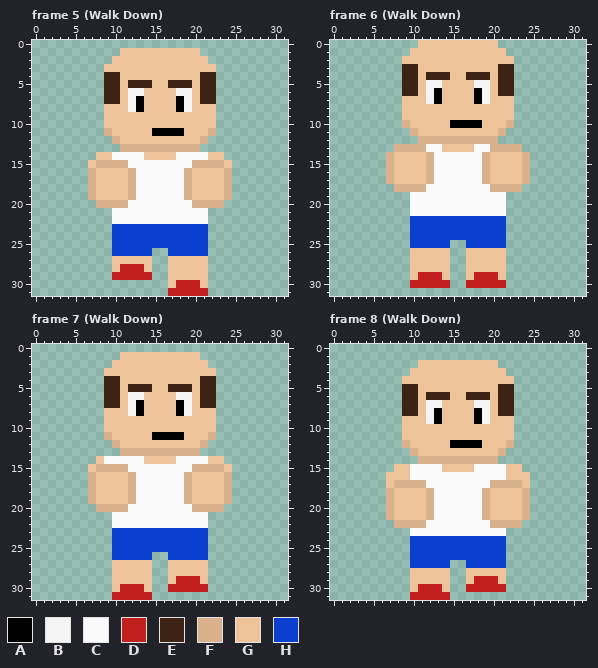
Two states of a pixel-art file, build/Aseprite files/player Model template.aseprite. That is the earlier state.
32x32 pixels, 18 frames. Colours within 5 levels of each other are drawn and written as one. Shown: frame 5 (Walk Down), frame 6 (Walk Down), frame 7 (Walk Down), frame 8 (Walk Down). The commit also changed other frames, which this record leaves out.
Visible layers, top first: "Craig", "Hands", "Base".
Palette (. is transparent): A #000000  B #f5f5f5  C #fbfbfb  D #c21f1f  E #3d2314  F #d9b28d  G #eec39a  H #0a3fcf
Pixels before, frame 5 (Walk Down), first column x 7:
 1 ....GGGGGGGGGG....
 2 ...GGGGGGGGGGGG...
 3 ..GGGGGGGGGGGGGG..
 4 ..EEGGGGGGGGGGEE..
 5 ..EEGEEEGGEEEGEE..
 6 ..EEGBBGGGGBBGEE..
 7 ..EEGBAGGGGABGEE..
 8 ..GGGBAGGGGABGGG..
 9 ..GGGGGGGGGGGGGG..
10 ..GGGGGGGGGGGGGG..
11 ..FGGGGGAAAAGGGF..
12 ...FGGGGGGGGGGF...
13 ....FFFFFFFFFF....
14 .GGCCCCGGGGCCCCGG.
15 GFFFFCCCCCCCCFFFFG
16 FGGGGFCCCCCCFGGGGF
17 FGGGGFCCCCCCFGGGGF
18 FGGGGFCCCCCCFGGGGF
19 FGGGGFCCCCCCFGGGGF
20 .FFFFCCCCCCCCFFFF.
21 ...CCCCCCCCCCCC...
22 ...CCCCCCCCCCCC...
23 ...HHHHHHHHHHHH...
24 ...HHHHHHHHHHHH...
25 ...HHHHHHHHHHHH...
26 ...HHHHH..HHHHH...
27 ...GGGGG..GGGGG...
28 ...GDDDG..GGGGG...
29 ...DDDDD..GGGGG...
30 ..........GDDDG...
31 ..........DDDDD...
Pixels before, frame 6 (Walk Down), first column x 7:
 0 ....GGGGGGGGGG....
 1 ...GGGGGGGGGGGG...
 2 ..GGGGGGGGGGGGGG..
 3 ..EEGGGGGGGGGGEE..
 4 ..EEGEEEGGEEEGEE..
 5 ..EEGBBGGGGBBGEE..
 6 ..EEGBAGGGGABGEE..
 7 ..GGGBAGGGGABGGG..
 8 ..GGGGGGGGGGGGGG..
 9 ..GGGGGGGGGGGGGG..
10 ..FGGGGGAAAAGGGF..
11 ...FGGGGGGGGGGF...
12 ....FFFFFFFFFF....
13 .FFFFCCGGGGCCFFFF.
14 FGGGGFCCCCCCFGGGGF
15 FGGGGFCCCCCCFGGGGF
16 FGGGGFCCCCCCFGGGGF
17 FGGGGFCCCCCCFGGGGF
18 .FFFFCCCCCCCCFFFF.
19 ...CCCCCCCCCCCC...
20 ...CCCCCCCCCCCC...
21 ...CCCCCCCCCCCC...
22 ...HHHHHHHHHHHH...
23 ...HHHHHHHHHHHH...
24 ...HHHHHHHHHHHH...
25 ...HHHHH..HHHHH...
26 ...GGGGG..GGGGG...
27 ...GGGGG..GGGGG...
28 ...GGGGG..GGGGG...
29 ...GDDDG..GDDDG...
30 ...DDDDD..DDDDD...
Pixels before, frame 7 (Walk Down), first column x 7:
 1 ....GGGGGGGGGG....
 2 ...GGGGGGGGGGGG...
 3 ..GGGGGGGGGGGGGG..
 4 ..EEGGGGGGGGGGEE..
 5 ..EEGEEEGGEEEGEE..
 6 ..EEGBBGGGGBBGEE..
 7 ..EEGBAGGGGABGEE..
 8 ..GGGBAGGGGABGGG..
 9 ..GGGGGGGGGGGGGG..
10 ..GGGGGGGGGGGGGG..
11 ..FGGGGGAAAAGGGF..
12 ...FGGGGGGGGGGF...
13 ....FFFFFFFFFF....
14 .GCCCCCGGGGCCCCGG.
15 GFFFFCCCCCCCCFFFFG
16 FGGGGFCCCCCCFGGGGF
17 FGGGGFCCCCCCFGGGGF
18 FGGGGFCCCCCCFGGGGF
19 FGGGGFCCCCCCFGGGGF
20 .FFFFCCCCCCCCFFFF.
21 ...CCCCCCCCCCCC...
22 ...CCCCCCCCCCCC...
23 ...HHHHHHHHHHHH...
24 ...HHHHHHHHHHHH...
25 ...HHHHHHHHHHHH...
26 ...HHHHH..HHHHH...
27 ...GGGGG..GGGGG...
28 ...GGGGG..GGGGG...
29 ...GGGGG..GDDDG...
30 ...GDDDG..DDDDD...
31 ...DDDDD..........
Pixels before, frame 8 (Walk Down), first column x 7:
 2 ....GGGGGGGGGG....
 3 ...GGGGGGGGGGGG...
 4 ..GGGGGGGGGGGGGG..
 5 ..EEGGGGGGGGGGEE..
 6 ..EEGEEEGGEEEGEE..
 7 ..EEGBBGGGGBBGEE..
 8 ..EEGBAGGGGABGEE..
 9 ..GGGBAGGGGABGGG..
10 ..GGGGGGGGGGGGGG..
11 ..GGGGGGGGGGGGGG..
12 ..FGGGGGAAAAGGGF..
13 ...FGGGGGGGGGGF...
14 ....FFFFFFFFFF....
15 .GGCCCCGGGGCCCCGG.
16 GGGCCCCCCCCCCCCGGG
17 GFFFFCCCCCCCCFFFFG
18 FGGGGFCCCCCCFGGGGF
19 FGGGGFCCCCCCFGGGGF
20 FGGGGFCCCCCCFGGGGF
21 FGGGGFCCCCCCFGGGGF
22 .FFFFCCCCCCCCFFFF.
23 ...CCCCCCCCCCCC...
24 ...HHHHHHHHHHHH...
25 ...HHHHHHHHHHHH...
26 ...HHHHHHHHHHHH...
27 ...HHHHH..HHHHH...
28 ...GGGGG..GGGGG...
29 ...GGGGG..GDDDG...
30 ...GDDDG..DDDDD...
31 ...DDDDD..........
And afterwards:
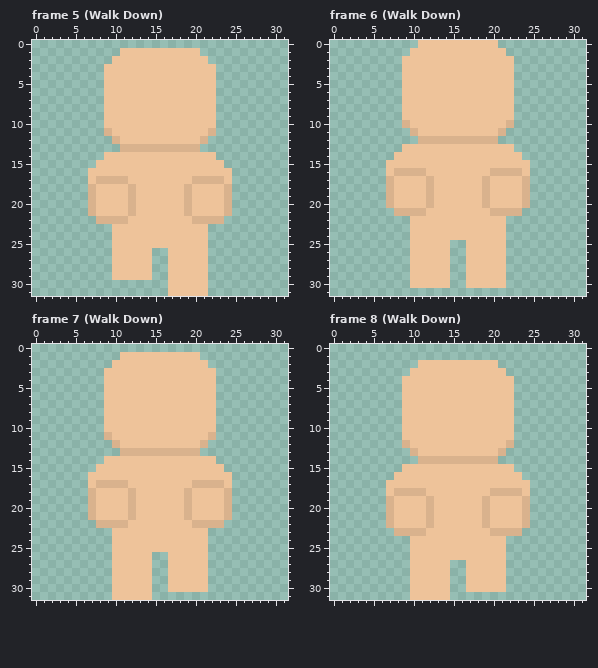
Log entry: Better hand movements
Diff:
layer "Craig" now hidden
Frame 5 (Walk Down):
y 4: x 9..10 EE -> GG; x 21..22 EE -> GG
y 5: x 9..10 EE -> GG; x 12..14 EEE -> GGG; x 17..19 EEE -> GGG; x 21..22 EE -> GG
y 6: x 9..10 EE -> GG; x 12..13 BB -> GG; x 18..19 BB -> GG; x 21..22 EE -> GG
y 7: x 9..10 EE -> GG; x 12..13 BA -> GG; x 18..19 AB -> GG; x 21..22 EE -> GG
y 8: x 12..13 BA -> GG; x 18..19 AB -> GG
y 11: x 15..18 AAAA -> GGGG
y 14: x 8 G -> .; x 10..13 CCCC -> GGGG; x 18..21 CCCC -> GGGG; x 23 G -> .
y 15: x 7..24 GFFFFCCCCCCCCFFFFG -> .GGGGGGGGGGGGGGGG.
y 16: x 7 F -> G; x 12..19 FCCCCCCF -> GGGGGGGG; x 24 F -> G
y 17: x 7..24 FGGGGFCCCCCCFGGGGF -> GFFFFGGGGGGGGFFFFG
y 18..19: x 13..18 CCCCCC -> GGGGGG
y 20: x 7..24 .FFFFCCCCCCCCFFFF. -> FGGGGFGGGGGGFGGGGF
y 21: x 7..24 ...CCCCCCCCCCCC... -> FGGGGFGGGGGGFGGGGF
y 22: x 8..23 ..CCCCCCCCCCCC.. -> FFFFGGGGGGGGFFFF
y 23..25: x 10..21 HHHHHHHHHHHH -> GGGGGGGGGGGG
y 26: x 10..14 HHHHH -> GGGGG; x 17..21 HHHHH -> GGGGG
y 28: x 11..13 DDD -> GGG
y 29: x 10..14 DDDDD -> GGGGG
y 30: x 18..20 DDD -> GGG
y 31: x 17..21 DDDDD -> GGGGG
Frame 6 (Walk Down):
y 3: x 9..10 EE -> GG; x 21..22 EE -> GG
y 4: x 9..10 EE -> GG; x 12..14 EEE -> GGG; x 17..19 EEE -> GGG; x 21..22 EE -> GG
y 5: x 9..10 EE -> GG; x 12..13 BB -> GG; x 18..19 BB -> GG; x 21..22 EE -> GG
y 6: x 9..10 EE -> GG; x 12..13 BA -> GG; x 18..19 AB -> GG; x 21..22 EE -> GG
y 7: x 12..13 BA -> GG; x 18..19 AB -> GG
y 10: x 15..18 AAAA -> GGGG
y 13: x 8..13 FFFFCC -> .GGGGG; x 18..23 CCFFFF -> GGGGG.
y 14: x 7 F -> .; x 12..19 FCCCCCCF -> GGGGGGGG; x 24 F -> .
y 15: x 7 F -> G; x 12..19 FCCCCCCF -> GGGGGGGG; x 24 F -> G
y 16: x 7..24 FGGGGFCCCCCCFGGGGF -> GFFFFGGGGGGGGFFFFG
y 17: x 13..18 CCCCCC -> GGGGGG
y 18: x 7..24 .FFFFCCCCCCCCFFFF. -> FGGGGFGGGGGGFGGGGF
y 19..20: x 7..24 ...CCCCCCCCCCCC... -> FGGGGFGGGGGGFGGGGF
y 21: x 8..23 ..CCCCCCCCCCCC.. -> FFFFGGGGGGGGFFFF
y 22..24: x 10..21 HHHHHHHHHHHH -> GGGGGGGGGGGG
y 25: x 10..14 HHHHH -> GGGGG; x 17..21 HHHHH -> GGGGG
y 29: x 11..13 DDD -> GGG; x 18..20 DDD -> GGG
y 30: x 10..14 DDDDD -> GGGGG; x 17..21 DDDDD -> GGGGG
Frame 7 (Walk Down):
y 4: x 9..10 EE -> GG; x 21..22 EE -> GG
y 5: x 9..10 EE -> GG; x 12..14 EEE -> GGG; x 17..19 EEE -> GGG; x 21..22 EE -> GG
y 6: x 9..10 EE -> GG; x 12..13 BB -> GG; x 18..19 BB -> GG; x 21..22 EE -> GG
y 7: x 9..10 EE -> GG; x 12..13 BA -> GG; x 18..19 AB -> GG; x 21..22 EE -> GG
y 8: x 12..13 BA -> GG; x 18..19 AB -> GG
y 11: x 15..18 AAAA -> GGGG
y 14: x 8..13 GCCCCC -> .GGGGG; x 18..21 CCCC -> GGGG; x 23 G -> .
y 15: x 7..24 GFFFFCCCCCCCCFFFFG -> .GGGGGGGGGGGGGGGG.
y 16: x 7 F -> G; x 12..19 FCCCCCCF -> GGGGGGGG; x 24 F -> G
y 17: x 7..24 FGGGGFCCCCCCFGGGGF -> GFFFFGGGGGGGGFFFFG
y 18..19: x 13..18 CCCCCC -> GGGGGG
y 20: x 7..24 .FFFFCCCCCCCCFFFF. -> FGGGGFGGGGGGFGGGGF
y 21: x 7..24 ...CCCCCCCCCCCC... -> FGGGGFGGGGGGFGGGGF
y 22: x 8..23 ..CCCCCCCCCCCC.. -> FFFFGGGGGGGGFFFF
y 23..25: x 10..21 HHHHHHHHHHHH -> GGGGGGGGGGGG
y 26: x 10..14 HHHHH -> GGGGG; x 17..21 HHHHH -> GGGGG
y 29: x 18..20 DDD -> GGG
y 30: x 11..13 DDD -> GGG; x 17..21 DDDDD -> GGGGG
y 31: x 10..14 DDDDD -> GGGGG
Frame 8 (Walk Down):
y 5: x 9..10 EE -> GG; x 21..22 EE -> GG
y 6: x 9..10 EE -> GG; x 12..14 EEE -> GGG; x 17..19 EEE -> GGG; x 21..22 EE -> GG
y 7: x 9..10 EE -> GG; x 12..13 BB -> GG; x 18..19 BB -> GG; x 21..22 EE -> GG
y 8: x 9..10 EE -> GG; x 12..13 BA -> GG; x 18..19 AB -> GG; x 21..22 EE -> GG
y 9: x 12..13 BA -> GG; x 18..19 AB -> GG
y 12: x 15..18 AAAA -> GGGG
y 15: x 8 G -> .; x 10..13 CCCC -> GGGG; x 18..21 CCCC -> GGGG; x 23 G -> .
y 16: x 7 G -> .; x 10..21 CCCCCCCCCCCC -> GGGGGGGGGGGG; x 24 G -> .
y 17: x 8..23 FFFFCCCCCCCCFFFF -> GGGGGGGGGGGGGGGG
y 18: x 7..24 FGGGGFCCCCCCFGGGGF -> GFFFFGGGGGGGGFFFFG
y 19..21: x 13..18 CCCCCC -> GGGGGG
y 22: x 7..24 .FFFFCCCCCCCCFFFF. -> FGGGGFGGGGGGFGGGGF
y 23: x 8..23 ..CCCCCCCCCCCC.. -> FFFFGGGGGGGGFFFF
y 24..26: x 10..21 HHHHHHHHHHHH -> GGGGGGGGGGGG
y 27: x 10..14 HHHHH -> GGGGG; x 17..21 HHHHH -> GGGGG
y 29: x 18..20 DDD -> GGG
y 30: x 11..13 DDD -> GGG; x 17..21 DDDDD -> GGGGG
y 31: x 10..14 DDDDD -> GGGGG
Changed places in both pictures, as pixel boxes (x1, y1, x2, y2):
changed: (88, 72, 232, 296)
changed: (386, 64, 530, 288)
changed: (88, 376, 232, 600)
changed: (386, 384, 530, 600)
